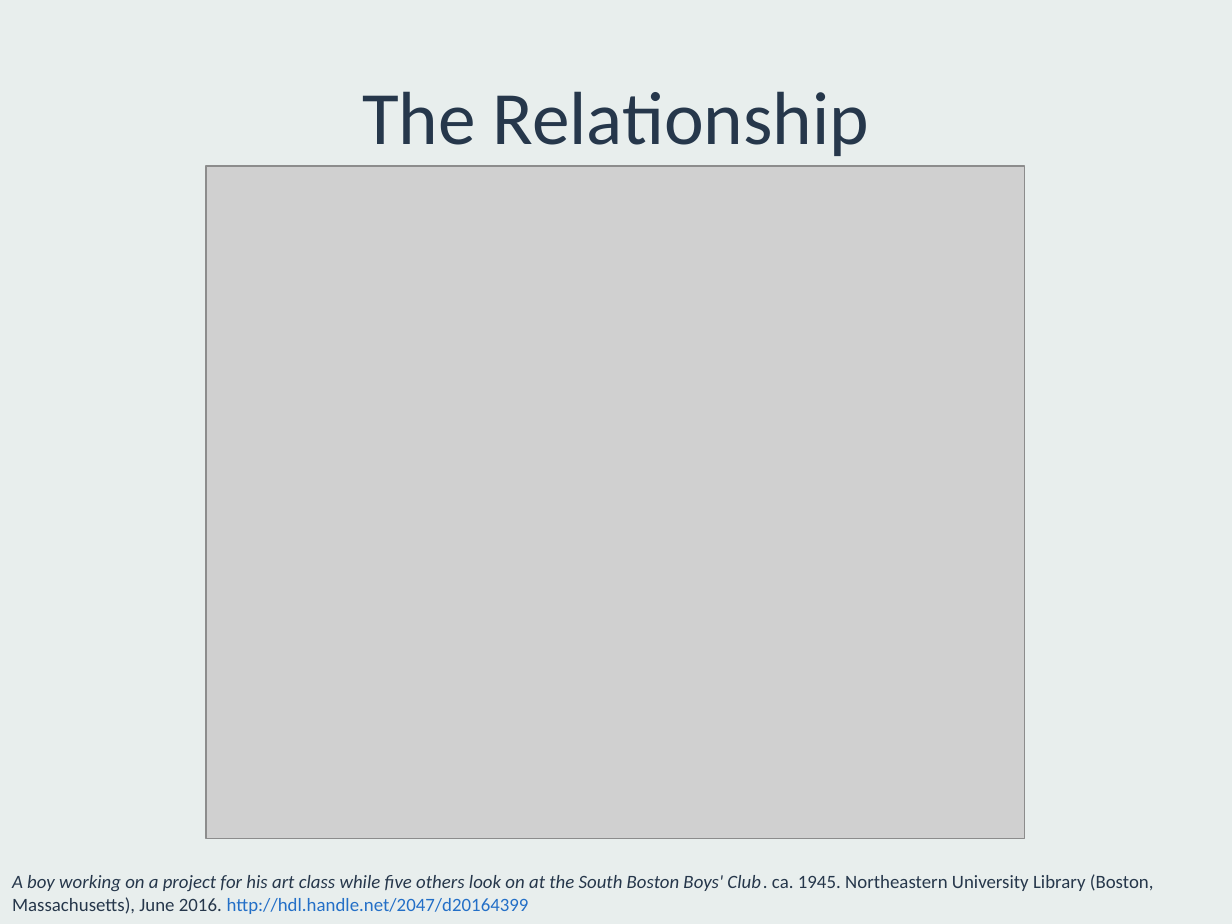
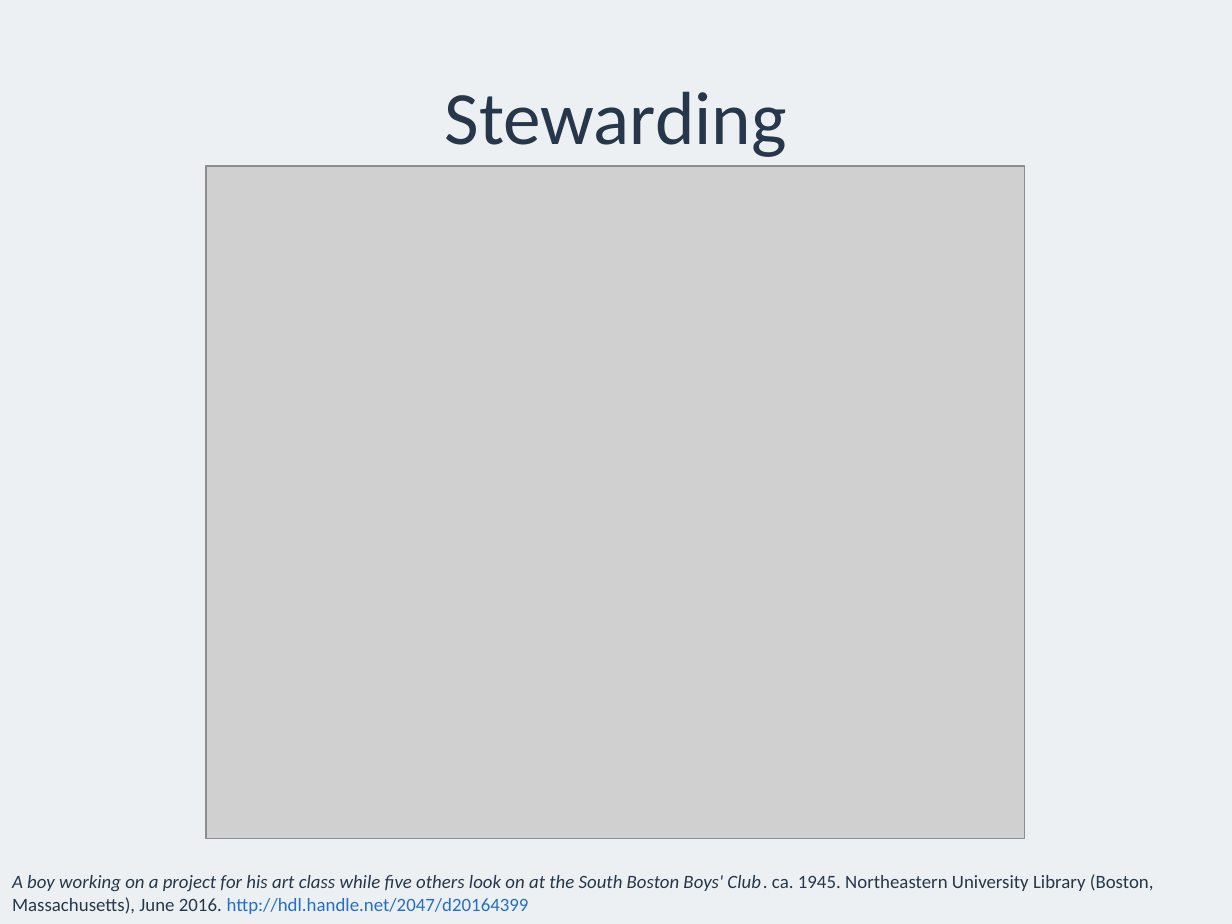
Before and after one commit to sarahjeansweeney/various_files, a slide deck: slide 4 of Presentations/Open Repositories 2016/Digital Stewardship/DigitalStewardship.pptx. Drawn at 1232x924 pixels with LibreOffice and Linux fonts; fonts in the diff are those of the drawing; grey boxes stand for pictures. Boxes give left, top, right and bottom in pixels: in the first picture for what was removed or moved away, otherwise in the second. Text is boxed around its words. In the diff, an @@ line names an element or a change of style, - is before the commit and + after.

```diff
--- a/Presentations/Open Repositories 2016/Digital Stewardship/DigitalStewardship.pptx
+++ b/Presentations/Open Repositories 2016/Digital Stewardship/DigitalStewardship.pptx
@@ background #E8EEED to #ECF0F2 @@
@@ title at [445,91,787,157]: text changed @@
-The Relationship
+Stewarding
```
Also in this commit, not shown: 7 other slides changed.
